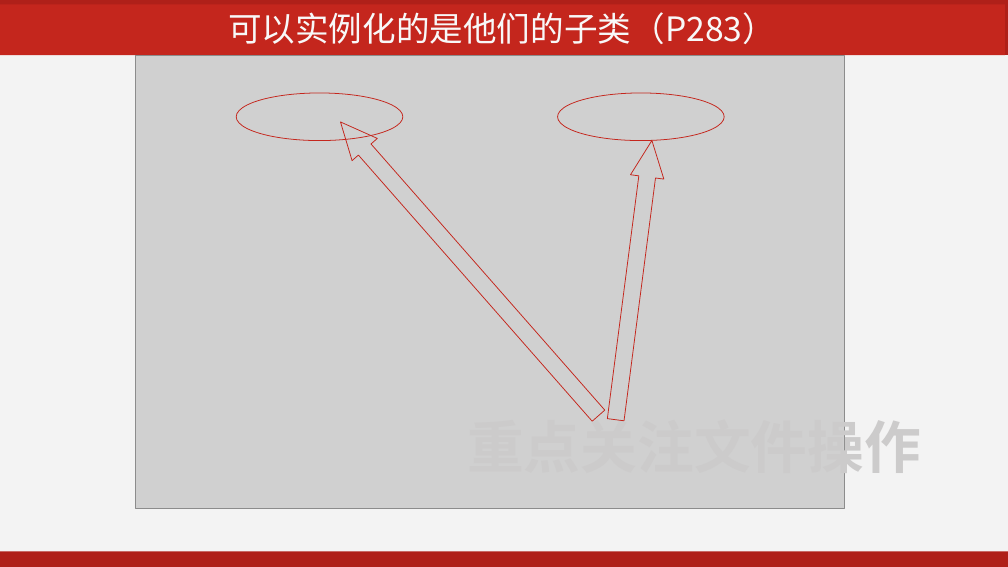
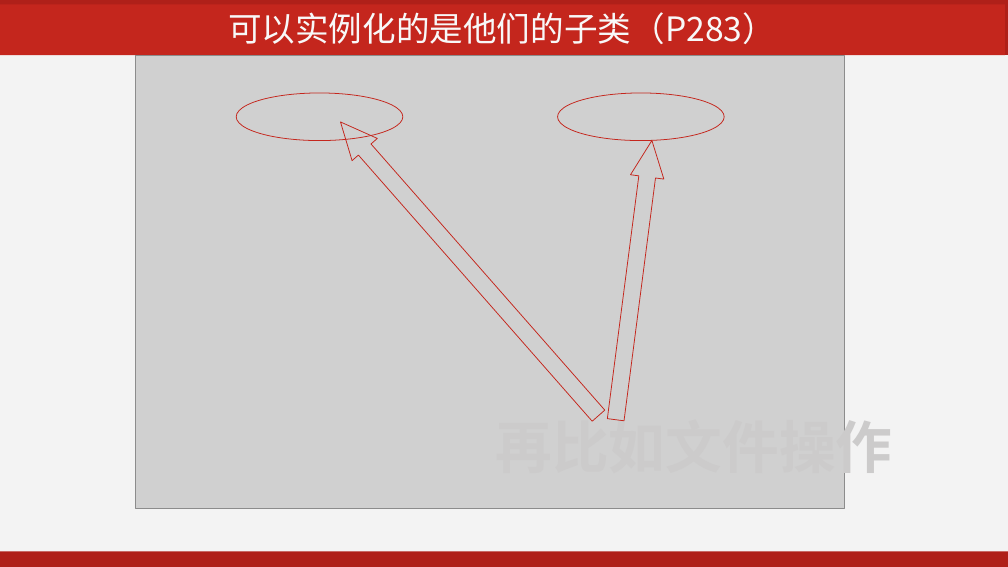
Before and after one commit to kevinjoyce/JavaCourseWare, a slide deck: slide 13 of PPT/每次课PPT/11 IO（输入输出）-1.pptx (slide 12 before the commit). Drawn at 1008x567 pixels with LibreOffice and Linux fonts; fonts in the diff are those of the drawing; grey boxes stand for pictures. Boxes give left, top, right and bottom in pixels: in the first picture for what was removed or moved away, otherwise in the second. Text is boxed around its words. In the diff, an @@ line names an element or a change of style, - is before the commit and + after.

```diff
--- a/PPT/每次课PPT/11 IO（输入输出）-1.pptx
+++ b/PPT/每次课PPT/11 IO（输入输出）-1.pptx
@@ text at (496, 411, 893, 483): text changed @@
-重点关注文件操作
+再比如文件操作
```
Also in this commit, not shown: 1 slide added, 1 other file.
